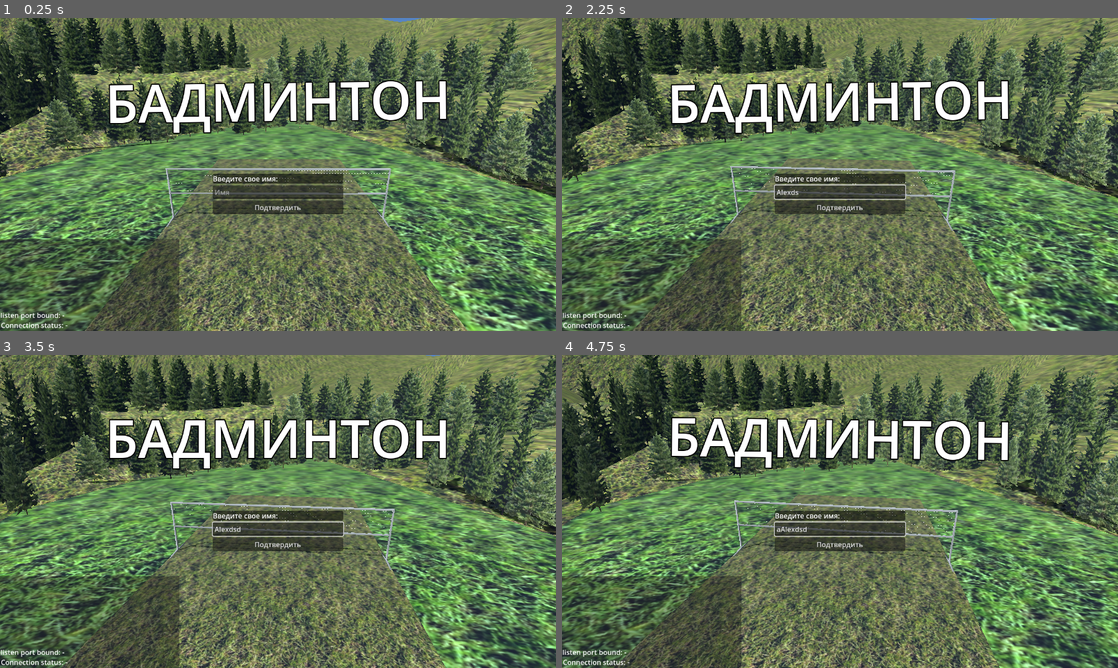
Above: before the commit, frames 1-4 (two rows, left to right).
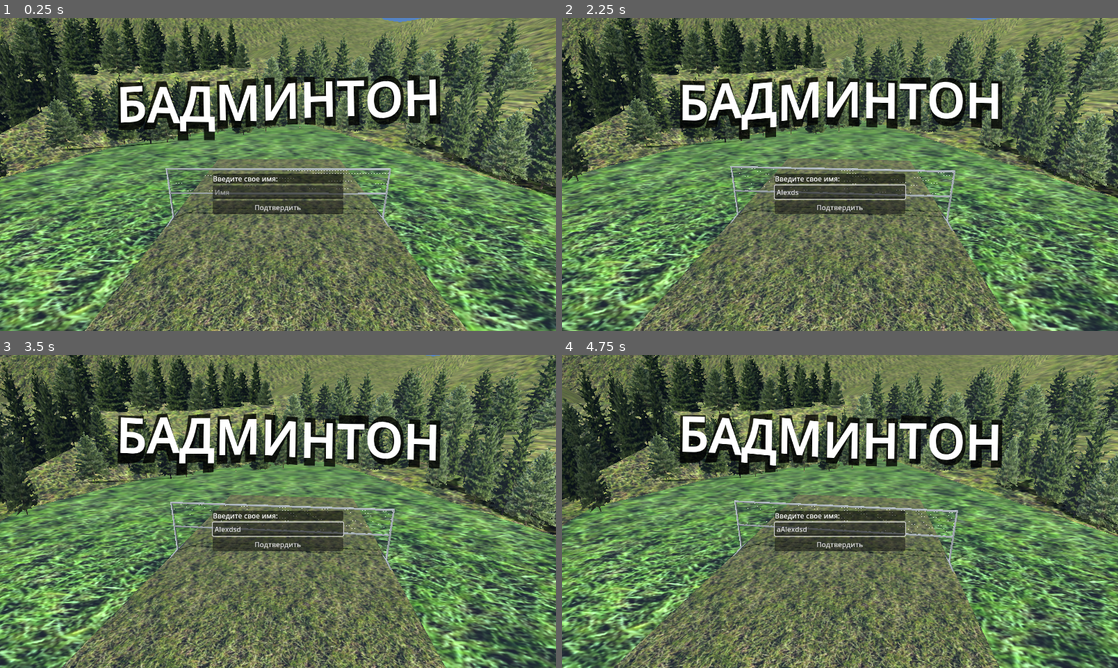
Above: after the commit, the same moments.

Repository: xenabun/TheBadmintonGame
Game: Godot game, scene res://scenes/game_field.tscn
Same seed, same stepped clock (60 frames per second), same inputs: the game is played once before the commit and once after it.
Inputs (mouse positions are in pixels of both pictures, inside the frame that each line leads up to):
- Up to frame 1 (0.25 s): no input
- Up to frame 2 (2.25 s): click (840, 193) at 0.52 s; type "Alex" at 0.6 s; tap Enter (ui_accept) at 1.25, 1.52 s; move the mouse to (962, 158) at 1.27 s; press the mouse at (962, 158) at 1.28 s; hold D (right) 1.28-2.03 s; move the mouse to (728, 190) at 2.02 s; release the mouse at (728, 190) at 2.03 s; hold S (down) from 2.03 s (still down); click (728, 190) at 2.1 s
- Up to frame 3 (3.5 s): tap Enter (ui_accept) at 2.27 s; move the mouse to (333, 442) at 2.77 s; release S (down) at 2.78 s; hold D (right) from 2.78 s (still down); hold Shift (sprint) from 2.78 s (still down); click (333, 442) at 3.05 s
- Up to frame 4 (4.75 s): move the mouse to (812, 574) at 3.52 s; release D (right) at 3.53 s; release Shift (sprint) at 3.53 s; hold Up (ui_up) 3.53-4.28 s; click (812, 574) at 3.6 s; tap Enter (ui_accept) at 3.77, 4.52 s; move the mouse to (1006, 558) at 4.27 s; press the mouse at (1006, 558) at 4.28 s; hold A (left) from 4.28 s (still down)

The runs differ from the first frame. In frame 1, 13% of the frame differs, in the area x 0-81%, y 18-100%; in frame 2, 13%; in frame 3, 13%; in frame 4, 13%.

Commit message:
minor tweaks

Diff:
--- a/prefabs/Player.tscn
+++ b/prefabs/Player.tscn
@@ -91,18 +91,15 @@
 node_connections = [&"RacketHold", 0, &"RacketSwing", &"RacketHold", 1, &"TimeScale", &"RacketHoldIdle", 0, &"RacketHol …(357 unchanged characters)…
 
 [sub_resource type="SceneReplicationConfig" id="SceneReplicationConfig_v8t2k"]
-properties/0/path = NodePath(".:test")
+properties/0/path = NodePath(".:player_num")
 properties/0/spawn = true
 properties/0/replication_mode = 2
-properties/1/path = NodePath(".:player_num")
+properties/1/path = NodePath(".:username")
 properties/1/spawn = true
 properties/1/replication_mode = 2
-properties/2/path = NodePath(".:username")
+properties/2/path = NodePath("Username:text")
 properties/2/spawn = true
 properties/2/replication_mode = 2
-properties/3/path = NodePath("Username:text")
-properties/3/spawn = true
-properties/3/replication_mode = 2
 
 [sub_resource type="SceneReplicationConfig" id="SceneReplicationConfig_kwohg"]
 properties/0/path = NodePath(".:player_id")
--- a/prefabs/Spectator.tscn
+++ b/prefabs/Spectator.tscn
@@ -4,7 +4,7 @@
 
 [sub_resource type="BoxShape3D" id="BoxShape3D_mk8ou"]
 
-[node name="Spectator" type="CharacterBody3D"]
+[node name="Spectator" type="CharacterBody3D" groups=["Spectator"]]
 transform = Transform3D(1, 0, 0, 0, 1, 0, 0, 0, 1, 0, 5.50722, 0)
 collision_layer = 0
 collision_mask = 0
--- a/scenes/game_field.tscn
+++ b/scenes/game_field.tscn
@@ -18,6 +18,7 @@
 [ext_resource type="Script" path="res://addons/GPUTrail-main/GPUTrail3D.gd" id="12_qwsn2"]
 [ext_resource type="Texture2D" uid="uid://bfy0ucogy3lda" path="res://images/controls.png" id="14_frpfu"]
 [ext_resource type="Shader" path="res://shaders/texture_outline.gdshader" id="15_274xj"]
+[ext_resource type="Shader" path="res://shaders/wavy_text.gdshader" id="17_p7lky"]
 
 [sub_resource type="ProceduralSkyMaterial" id="ProceduralSkyMaterial_17rgp"]
 sky_top_color = Color(0.0850372, 0.348454, 0.717237, 1)
@@ -136,10 +137,35 @@
 properties/1/spawn = true
 properties/1/replication_mode = 1
 
+[sub_resource type="ShaderMaterial" id="ShaderMaterial_uigf4"]
+shader = ExtResource("17_p7lky")
+shader_parameter/height = 5.0
+shader_parameter/frequency = 100.0
+shader_parameter/speed = 1.0
+
+[sub_resource type="FontVariation" id="FontVariation_rqevk"]
+variation_embolden = 0.2
+
 [sub_resource type="LabelSettings" id="LabelSettings_xyt14"]
-font_size = 121
-outline_size = 10
-outline_color = Color(0, 0, 0, 1)
+font = SubResource("FontVariation_rqevk")
+font_size = 113
+
+[sub_resource type="ShaderMaterial" id="ShaderMaterial_qpr0p"]
+shader = ExtResource("17_p7lky")
+shader_parameter/height = 5.0
+shader_parameter/frequency = 100.0
+shader_parameter/speed = 0.5
+
+[sub_resource type="FontVariation" id="FontVariation_kobnm"]
+variation_embolden = 2.0
+variation_transform = Transform2D(0.8, 0, 0, 1, 0, 0)
+spacing_glyph = -15
+spacing_top = 20
+
+[sub_resource type="LabelSettings" id="LabelSettings_ckuod"]
+font = SubResource("FontVariation_kobnm")
+font_size = 130
+font_color = Color(0, 0, 0, 0.784314)
 
 [sub_resource type="StyleBoxFlat" id="StyleBoxFlat_yedmd"]
 bg_color = Color(0, 0, 0, 0.541176)
@@ -463,6 +489,7 @@
 layout_mode = 2
 
 [node name="Title" type="Label" parent="UI/MainMenu"]
+material = SubResource("ShaderMaterial_uigf4")
 layout_mode = 1
 anchors_preset = 8
 anchor_left = 0.5
@@ -478,6 +505,23 @@
 pivot_offset = Vector2(398, 83)
 text = "БАДМИНТОН"
 label_settings = SubResource("LabelSettings_xyt14")
+horizontal_alignment = 1
+vertical_alignment = 1
+
+[node name="Outline" type="Label" parent="UI/MainMenu/Title"]
+show_behind_parent = true
+material = SubResource("ShaderMaterial_qpr0p")
+layout_mode = 1
+anchors_preset = 15
+anchor_right = 1.0
+anchor_bottom = 1.0
+grow_horizontal = 2
+grow_vertical = 2
+text = "БАДМИНТОН
+"
+label_settings = SubResource("LabelSettings_ckuod")
+horizontal_alignment = 1
+vertical_alignment = 1
 
 [node name="Username" type="VBoxContainer" parent="UI/MainMenu"]
 visible = false
@@ -688,6 +732,7 @@
 text = "Порт: хххх"
 
 [node name="Lobby" type="Control" parent="UI"]
+visible = false
 layout_mode = 2
 
 [node name="Panel" type="Panel" parent="UI/Lobby"]
@@ -752,6 +797,7 @@
 text = "Вернуться назад"
 
 [node name="GameUI" type="Control" parent="UI"]
+visible = false
 layout_mode = 2
 
 [node name="StaminaBarControl" type="Control" parent="UI/GameUI"]
@@ -1117,6 +1163,7 @@
 flat = true
 
 [node name="Message" type="Control" parent="UI"]
+visible = false
 layout_mode = 2
 
 [node name="Panel" type="Panel" parent="UI/Message"]
@@ -1169,6 +1216,7 @@
 text = "Закрыть"
 
 [node name="DebugUI" type="Control" parent="."]
+visible = false
 clip_contents = true
 layout_mode = 3
 anchors_preset = 2
--- a/scripts/Network.gd
+++ b/scripts/Network.gd
@@ -1,6 +1,6 @@
 extends Node
 
-const ADDRESS = '127.0.0.1'
+const ADDRESS : String = '127.0.0.1'
 
 enum server_state_type {
 	NONE,
@@ -13,7 +13,7 @@
 	PLAYER
 }
 
-@export var PORT = 5000
+@export var PORT : int = 5000
 @export var Level : Node
 @export var UI : Node
 @export var ServerBrowser : Node
@@ -62,13 +62,17 @@
 	update_lobby_player_list_for_all()
 
 func remove_player(id):
-	if multiplayer.is_server():
-		Level.get_node('World/Ball').set_multiplayer_authority(1)
-		del_player_data(id)
-		Game.update_score_text_for_all() # .rpc()
-		for player in get_tree().get_nodes_in_group('Player'):
-			if str(player.name) == str(id):
-				player.queue_free()
+	if not multiplayer.is_server(): return
+	# Level.get_node('World/Ball').set_multiplayer_authority(1)
+	## TODO: find match id and reset the match ball
+	del_player_data(id)
+	Game.update_score_text_for_all()
+	for player in get_tree().get_nodes_in_group('Player'):
+		if str(player.name) == str(id):
+			player.queue_free()
+	for spectator in get_tree().get_nodes_in_group('Spectator'):
+		if str(spectator.name) == str(id):
+			spectator.queue_free()
 
 func kick_peer(id):
 	kicked.rpc_id(id)
@@ -124,7 +128,7 @@
 	ServerBrowser.stop_broadcast()
 	Game.start_game()
 	for i in Players:
-		if multiplayer.get_unique_id() == i:
+		if i == 1:
 			UI.close_lobby_player_list()
 		else:
 			UI.close_lobby_player_list.rpc_id(i)
@@ -167,6 +171,8 @@
 		ServerBrowser.stop_broadcast()
 		for player in get_tree().get_nodes_in_group('Player'):
 			player.queue_free()
+		for spectator in get_tree().get_nodes_in_group('Spectator'):
+			spectator.queue_free()
 		for bot in get_tree().get_nodes_in_group('Bot'):
 			bot.queue_free()
 
@@ -185,7 +191,7 @@
 @rpc('any_peer')
 func setup_player(character_name, data):
 	var character = Level.get_node('Players/' + character_name)
-	character.player_num = data.num
+	# character.player_num = data.num
 	character.position = data.position
 	character.rotation = data.rotation
 
@@ -204,16 +210,22 @@
 	# character.position = spawn_point.position
 	# character.rotation = spawn_point.rotation
 	Level.get_node('Players').add_child(character, true)
+	# setup_player.rpc(str(id), {
+	# 	# 'num': num,
+	# 	'position': spawn_point.position,
+	# 	'rotation': spawn_point.rotation,
+	# })
 	if id == 1:
-		character.player_num = num
+		# character.player_num = num
 		character.position = spawn_point.position
 		character.rotation = spawn_point.rotation
 	else:
 		setup_player.rpc_id(id, str(id), {
-			'num': num,
+			# 'num': num,
 			'position': spawn_point.position,
 			'rotation': spawn_point.rotation,
 		})
+
 	# Game.update_score_text_for_all() # .rpc()
 
 	return character
--- a/scripts/Player.gd
+++ b/scripts/Player.gd
@@ -7,16 +7,13 @@
 	rotation = spawn_point.rotation
 	update_camera_transform(1)
 
-@export var player_id : int #:
-	# set(id):
-	# 	player_id = id
-		# $PlayerInput.set_multiplayer_authority(id)
+@export var player_id : int = 0
 @export var player_num : int = 1
+@export var match_id : int = 0
 @export var username : String = ""
 @export var stamina_bar : Node
-@export var throw_power = PlayerVariables.MAX_POWER
-@export var aim_x = 0
-@export var test : int = 0
+@export var throw_power : float = PlayerVariables.MAX_POWER
+@export var aim_x : float = 0
 
 @onready var Level = get_tree().get_root().get_node('Scene/Level')
 @onready var UI = get_tree().get_root().get_node('Scene/UI')
@@ -49,11 +46,10 @@
 	set_physics_process(multiplayer.get_unique_id() == player_id)
 	if multiplayer.get_unique_id() != player_id: return
 
-	test = 1
-
 	var player_data = Network.Players[player_id]
 	if player_data:
 		player_num = player_data.num
+		match_id = player_data.match_id
 		username = player_data.username
 		username_billboard.text = player_data.username
 		Game.print_debug_msg('getting player data: username: ' + str(player_data.username))
--- a/scripts/UI.gd
+++ b/scripts/UI.gd
@@ -12,7 +12,7 @@
 
 var title_tween
 var title_rot_deg = 1
-var title_rot_time = 1
+var title_rot_time = 4
 
 func _ready():
 	state = UI_State.new(self)
--- a/scripts/game.gd
+++ b/scripts/game.gd
@@ -19,18 +19,21 @@
 @onready var ServerBrowser = get_tree().get_root().get_node('Scene/ServerBrowser')
 @onready var ball = Level.get_node('World/Ball')
 
+var debug = false
+
 var window_focus = true
-var debug = false
 var score = [ 0, 0 ]
 var game_in_progress = true
 
 func get_opponent_id(id):
-	# if current_game_type == game_type.SINGLEPLAYER:
 	if not Network.Players.has(id): return
+
 	var my_player_data = Network.Players[id]
 	if not my_player_data.has('match_id'): return
+
 	var match_id = my_player_data.match_id
 	var opponent_id = null
+
 	for player_id in Network.Players:
 		if player_id == id: continue
 		var player_data = Network.Players[player_id]
@@ -38,13 +41,18 @@
 		if player_data.match_id != match_id: continue
 		opponent_id = player_id
 		break
+
 	if not opponent_id:
 		opponent_id = id
+
 	return opponent_id
+
 func get_opponent_index(index):
 	return abs(index - 1)
+
 func peer_id_to_score_index(id):
 	return 0 if get_player_num(id) == 1 else 1
+
 func get_player_num(id):
 	if Network.Players.has(id):
 		var player_data = Network.Players[id]
@@ -59,22 +67,26 @@
 
 func get_match_players_data(match_id):
 	var ids = {0: null, 1: null}
+
 	for i in Network.Players:
 		var pdata = Network.Players[i]
 		if (pdata.has('match_id') and pdata.match_id == match_id
 				and pdata.state == Network.player_state_type.PLAYER):
 			ids[pdata.num - 1] = pdata
+
 	for i in 2:
 		if ids[i] == null:
 			ids[i] = {'username': 'Неизвестен', 'num': i + 1}
+
 	return ids
 
-@rpc("any_peer")
+@rpc('any_peer')
 func update_score_text():
 	var pdata = Network.Players[multiplayer.get_unique_id()]
 	var match_id = pdata.match_id
 	var players_data = get_match_players_data(match_id)
 	var score_control = UI.get_node('GameUI/ScoreControl')
+
 	if pdata.has('num') and pdata.num == 2:
 		score_control.get_node('Player1Score').text = str(score[players_data[1].num - 1])
 		score_control.get_node('Player2Score').text = str(score[players_data[0].num - 1])
@@ -94,11 +106,12 @@
 			update_score_text.rpc_id(i)
 
 func check_win(p):
-	if score[p] >= 20 and score[get_opponent_index(p)] >= 20:
-		if score[p] >= 29 and score[get_opponent_index(p)] >= 29:
-			return score[p] >= 30
-		else: return score[p] - score[get_opponent_index(p)] >= 2
-	else: return score[p] >= 21
+	return score[p] >= 2
+	# if score[p] >= 20 and score[get_opponent_index(p)] >= 20:
+	# 	if score[p] >= 29 and score[get_opponent_index(p)] >= 29:
+	# 		return score[p] >= 30
+	# 	else: return score[p] - score[get_opponent_index(p)] >= 2
+	# else: return score[p] >= 21
 
 func score_point_effect(p):
 	var player_num = get_player_num(multiplayer.get_unique_id())
@@ -118,12 +131,12 @@
 	tween.tween_property(score_effect, 'position', score_label.position, 0.5)
 	await get_tree().create_timer(0.5).timeout
 	score_effect.queue_free()
-	update_score_text()
 
 @rpc('any_peer', 'call_local')
 func grant_point(p):
 	score[p] += 1
 	score_point_effect(p)
+	update_score_text()
 	if check_win(p):
 		game_in_progress = false
 		var game_result_ui = UI.get_node('GameResult')
@@ -145,6 +158,7 @@
 @rpc('any_peer')
 func set_match_sync(player_id):
 	Network.Players[player_id].match_sync = true
+
 @rpc('any_peer')
 func match_sync():
 	print(multiplayer.get_unique_id(), ' sync start')
@@ -153,12 +167,14 @@
 	print(multiplayer.get_unique_id(), ' sync end')
 	var id = multiplayer.get_unique_id()
 	set_match_sync.rpc_id(1, id)
+
 func check_match_ready():
 	for i in Network.Players:
 		var player_data = Network.Players[i]
 		if not player_data.has('match_ready'):
 			return false
 	return true
+
 func check_match_sync():
 	for i in Network.Players:
 		var player_data = Network.Players[i]
@@ -166,6 +182,7 @@
 			return false
 	return true
 @rpc('any_peer')
+
 func set_loading_screen(value):
 	UI.get_node('Loading').visible = value
 
--- /dev/null
+++ b/shaders/wavy_text.gdshader
@@ -0,0 +1,19 @@
+shader_type canvas_item;
+
+uniform float height = 3.0;
+uniform float frequency = 20.0;
+uniform float speed = 3.0;
+
+void vertex() {
+	// Called for every vertex the material is visible on.
+	VERTEX.y += height * sin((frequency * UV.x) + (speed * TIME));
+}
+
+void fragment() {
+	// Called for every pixel the material is visible on.
+}
+
+//void light() {
+	// Called for every pixel for every light affecting the CanvasItem.
+	// Uncomment to replace the default light processing function with this one.
+//}
Not shown: 1 places in scenes/game_field.tscn that only renumber resources
